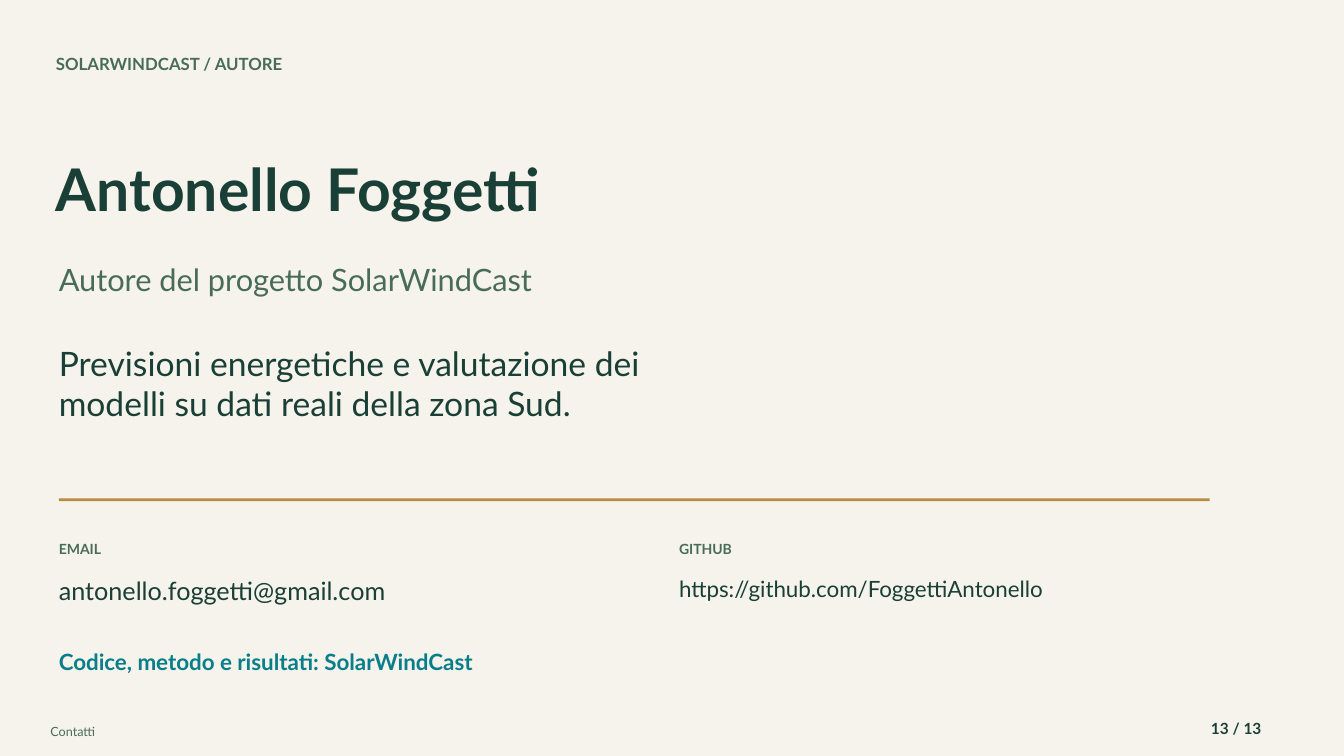
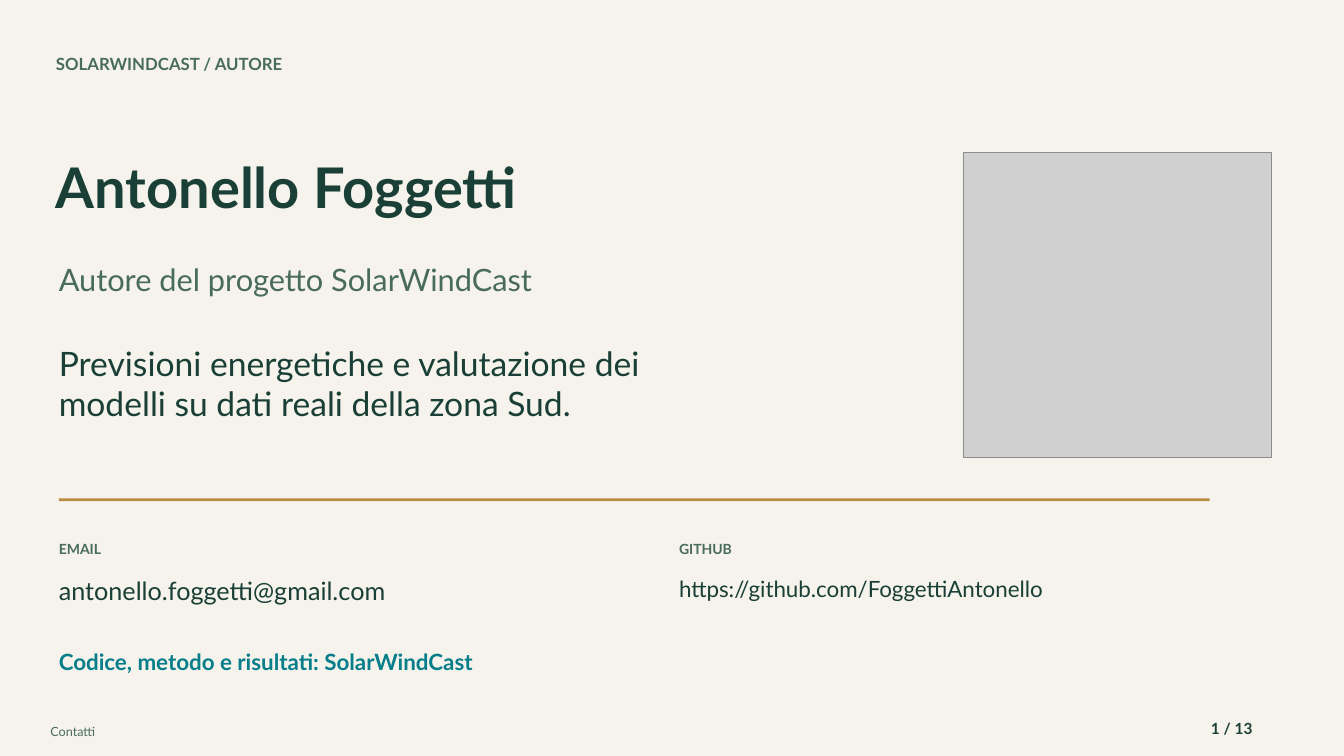
Before and after one commit to FoggettiAntonello/FoggettiAntonello.github.io, a slide deck: slide 1 of documents/solarwindcast/PresentazioneSolarWindCast.pptx (slide 13 before the commit). Drawn at 1344x756 pixels with LibreOffice and Linux fonts; fonts in the diff are those of the drawing; grey boxes stand for pictures; background and template pictures are left out. Boxes give left, top, right and bottom in pixels: in the first picture for what was removed or moved away, otherwise in the second. Text is boxed around its words. In the diff, an @@ line names an element or a change of style, - is before the commit and + after.

```diff
--- a/documents/solarwindcast/PresentazioneSolarWindCast.pptx
+++ b/documents/solarwindcast/PresentazioneSolarWindCast.pptx
@@ text "Antonello Foggetti" at [56,166,517,218]: size 42 to 40 pt @@
@@ picture added at [964,152,1272,457] @@
@@ text at [1211,722,1253,734]: text changed @@
-13 / 13
+1 / 13
```
Also in this commit, not shown: 12 other slides changed, 1 other file.
